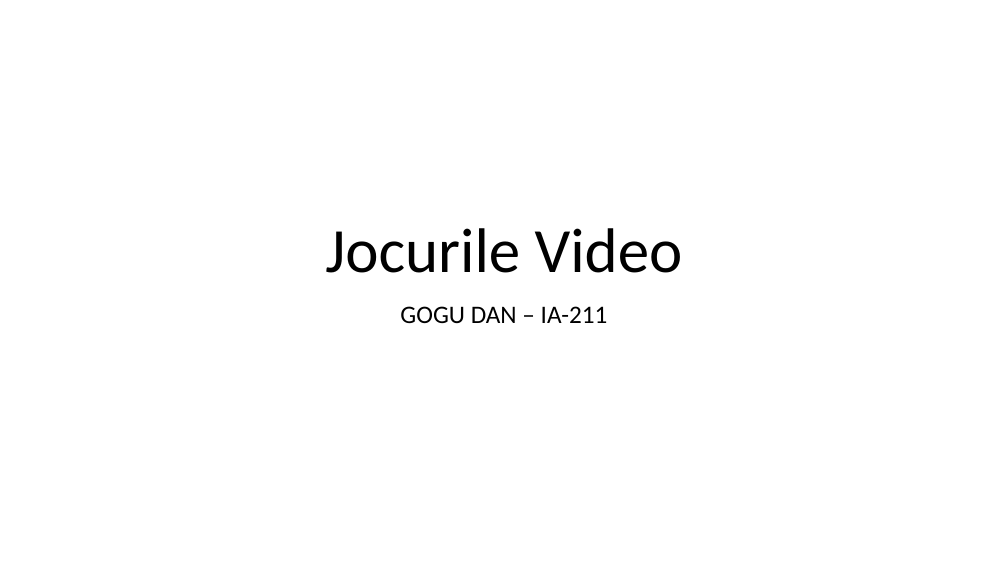
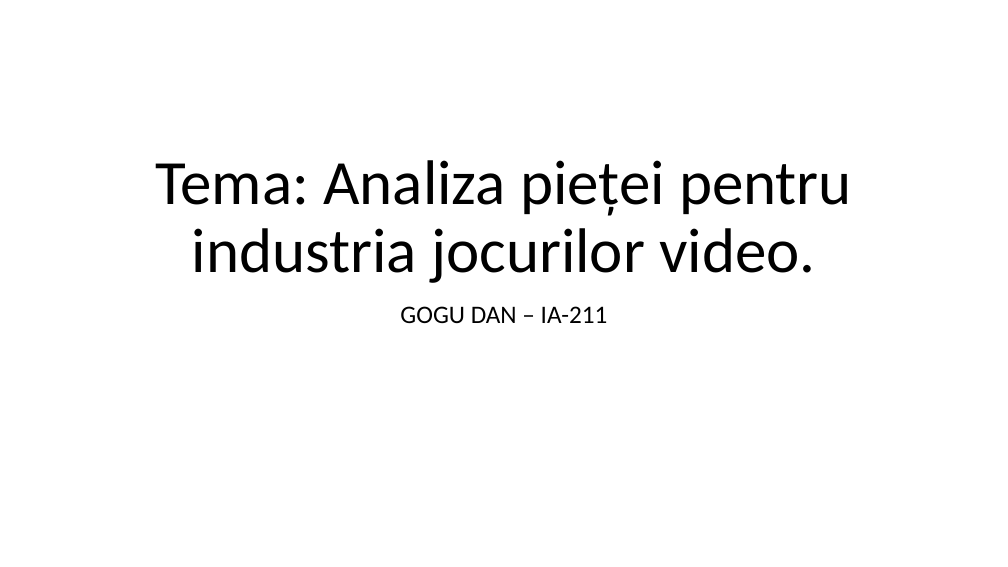
Before and after one commit to dGxxxx/r-code, a slide deck: slide 1 of data/Jocurile Video.pptx. Drawn at 1008x567 pixels with LibreOffice and Linux fonts; fonts in the diff are those of the drawing. Boxes give left, top, right and bottom in pixels: in the first picture for what was removed or moved away, otherwise in the second. Text is boxed around its words. In the diff, an @@ line names an element or a change of style, - is before the commit and + after.

```diff
--- a/data/Jocurile Video.pptx
+++ b/data/Jocurile Video.pptx
@@ title at box(155, 160, 852, 283): text changed @@
-Jocurile Video
+Tema: Analiza pieței pentru industria jocurilor video.
```
Also in this commit, not shown: 1 slide added.
